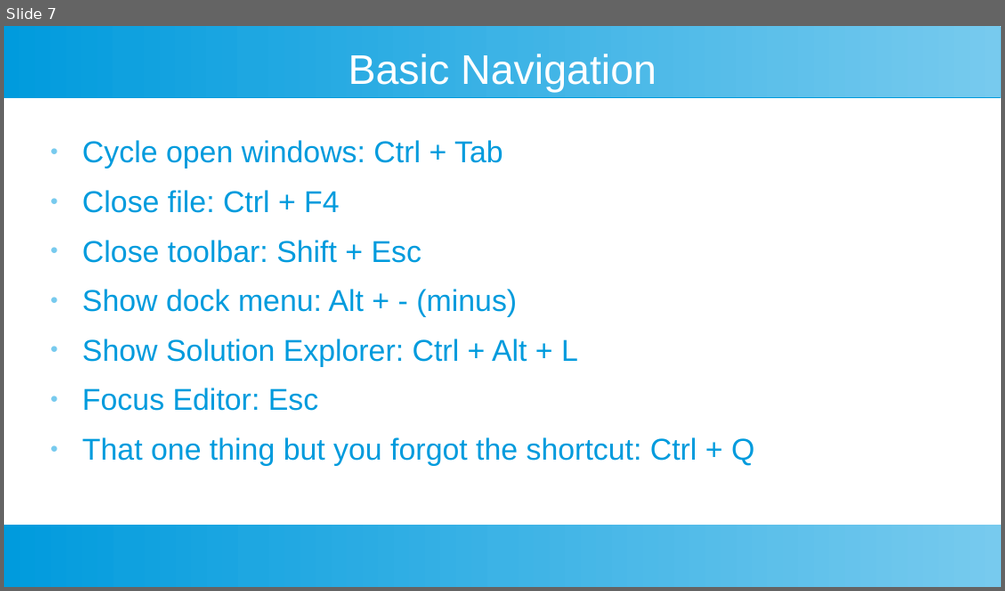
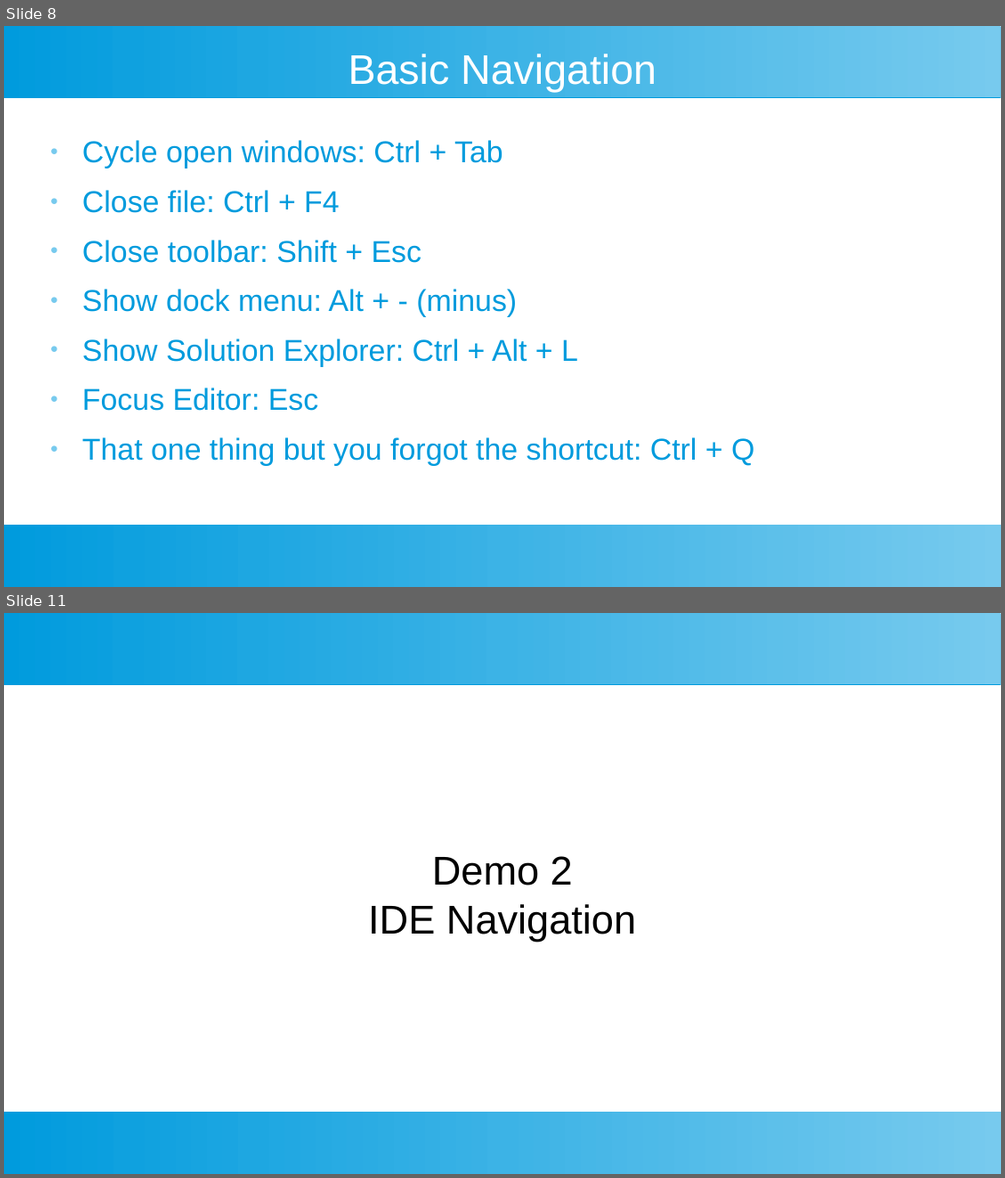
Before and after one commit to SmithE65/Productivity, a slide deck: Productivity.odp. Shown one above the other, each under a label of ours: slide 7 before the commit, slides 8 and 11 after it; the slides between them are not shown. The pictures are 1005x591 and 1005x1178 pixels, drawn with LibreOffice and Linux fonts; fonts in the diff are those of the drawing. Boxes give left, top, right and bottom in pixels: in the first picture for what was removed or moved away, otherwise in the second. Text is boxed around its words. In the diff, an @@ line names an element or a change of style, - is before the commit and + after.

```diff
--- a/Productivity.odp
+++ b/Productivity.odp
@@ slide 11 added at [4,613,1001,1174], background #FFFFFF; not listed: 2 template elements that a slide beside it also shows @@
@@ subtitle added at [368,856,636,941], 32 pt, text #000000 @@
+Demo 2
+IDE Navigation
@@ what was slide 7 is now slide 8 @@
```
Also in this commit, not shown: 6 slides changed, 16 other slides added, 2 slides removed.
